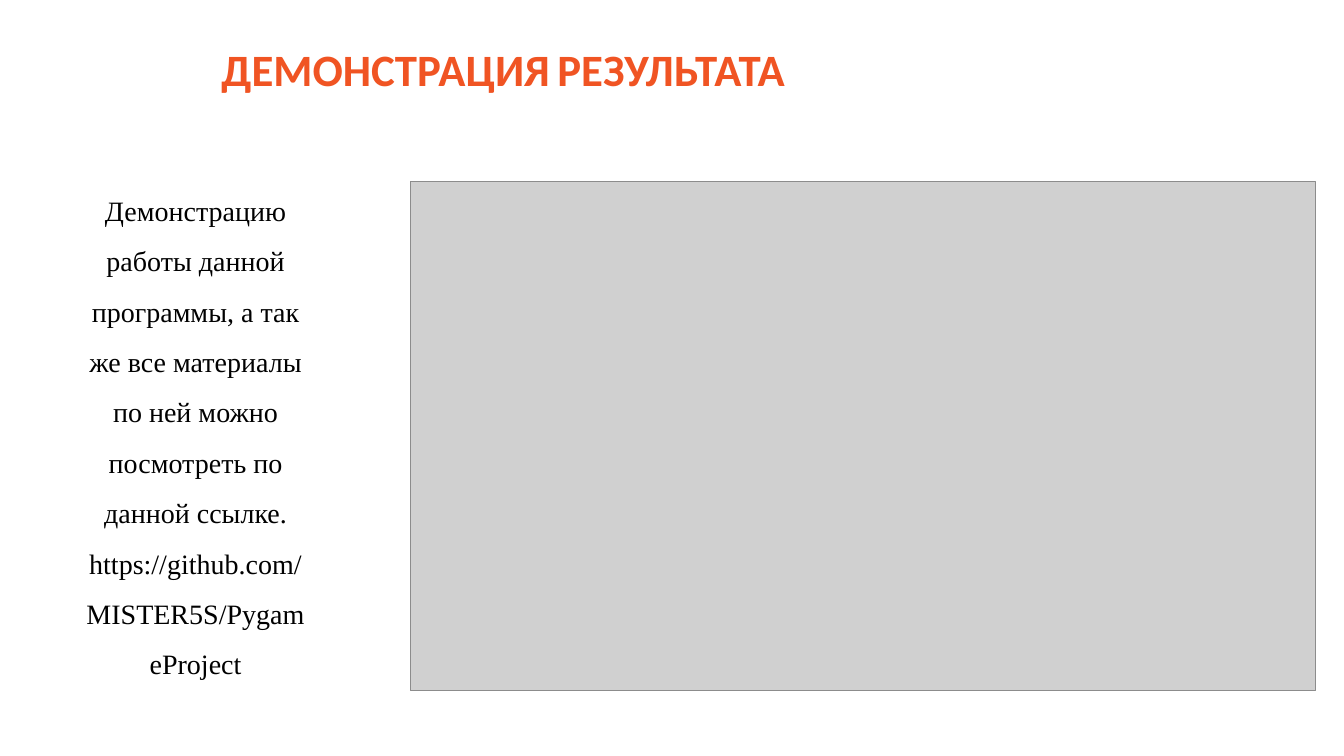
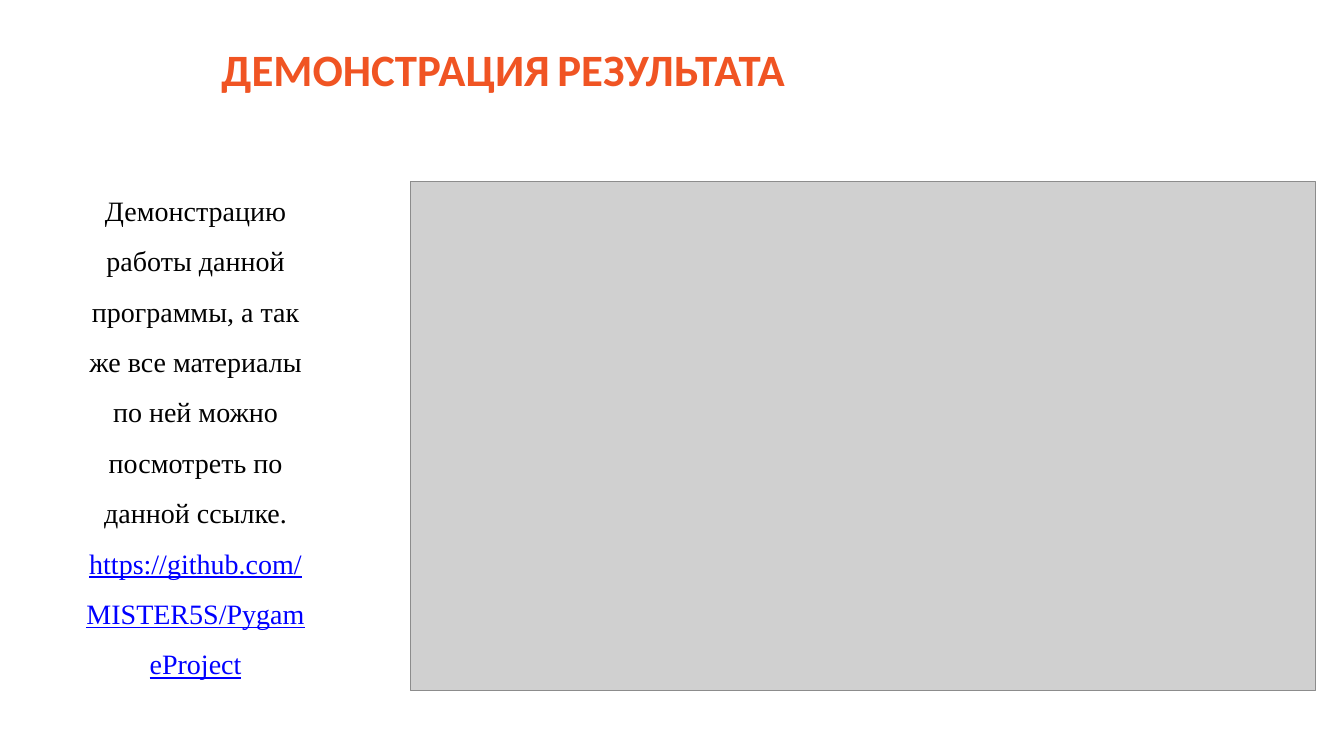
Before and after one commit to MISTER5S/PygameProject, a slide deck: slide 8 of Documentation/ИП_pptx.pptx. Drawn at 1344x756 pixels with LibreOffice and Linux fonts; fonts in the diff are those of the drawing; grey boxes stand for pictures; background and template pictures are left out. Boxes give left, top, right and bottom in pixels: in the first picture for what was removed or moved away, otherwise in the second. Text is boxed around its words. In the diff, an @@ line names an element or a change of style, - is before the commit and + after.

```diff
--- a/Documentation/ИП_pptx.pptx
+++ b/Documentation/ИП_pptx.pptx
@@ text "Демонстрацию работы данной программы, а ..." at <box>86,202,304,630</box>: text colour #000000 to #0000FF, underline on in "https://github.com/MISTER5S/PygameProject" @@
```
Also in this commit, not shown: 3 other files.
